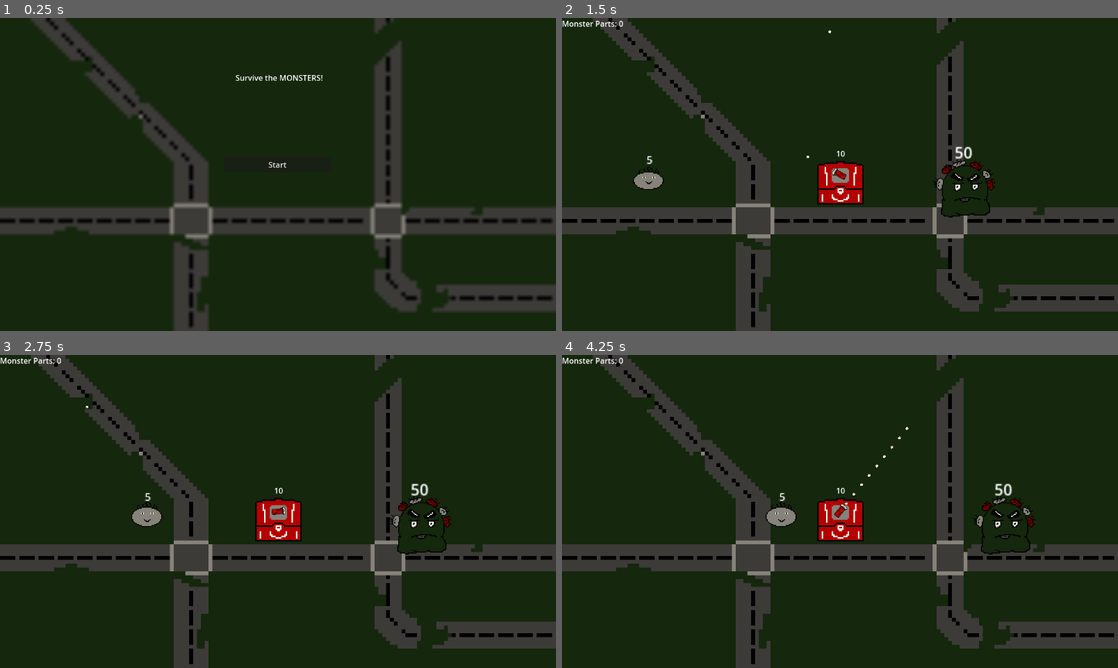
Above: before the commit, frames 1-4 (two rows, left to right).
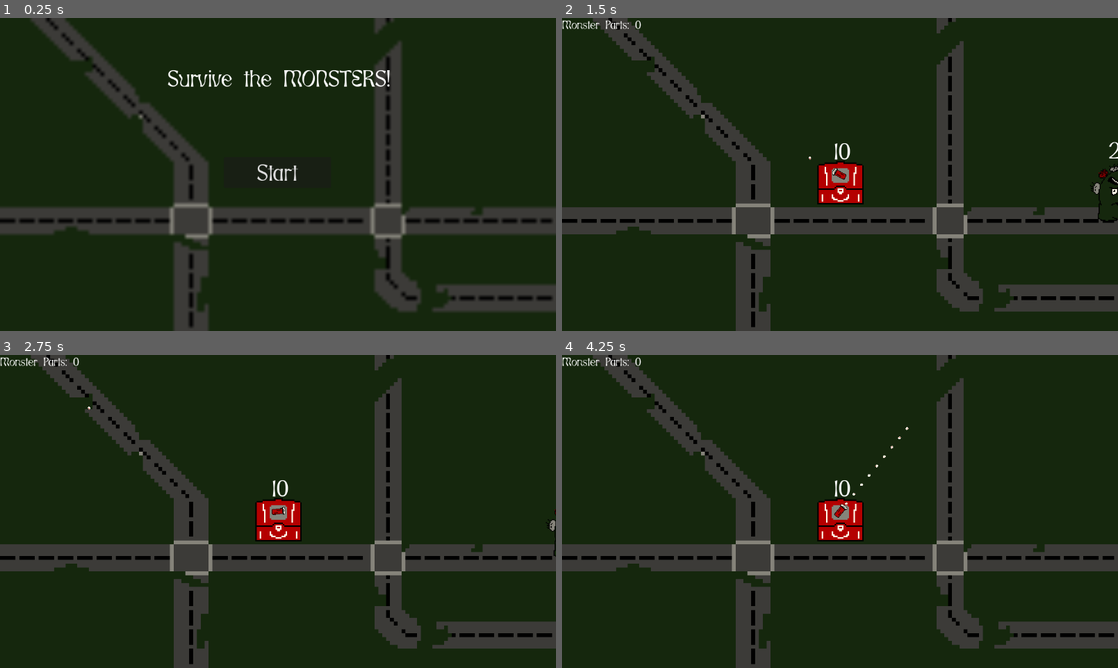
Above: after the commit, the same moments.

Repository: Jadale18/GWJ56-Entry
Game: Godot game, scene res://main_menu.tscn
The game is run twice, just before and just after one commit, with the same random seed, the same clock (stepped at 60 frames per second) and the same inputs.
Inputs (mouse positions are in pixels of both pictures, inside the frame that each line leads up to):
- Up to frame 1 (0.25 s): no input
- Up to frame 2 (1.5 s): click "Start" at 0.5 s; click (584, 33) at 1.25 s, where only the run after the commit has a clickable "Skip"
- Up to frame 3 (2.75 s): move the mouse to (400, 495) at 2.02 s; hold Right (ui_right) from 2.03 s (still down); hold A (Rotate_L) from 2.03 s (still down)
- Up to frame 4 (4.25 s): move the mouse to (728, 527) at 2.77 s; release Right (ui_right) at 2.78 s; release A (Rotate_L) at 2.78 s; hold Left (ui_left) 2.78-3.53 s; tap D (Rotate_R) at 2.85 s; move the mouse to (895, 442) at 3.52 s; press the mouse at (895, 442) at 3.53 s; hold Right (ui_right) from 3.53 s (still down)

The runs differ from the first frame. In frame 1, 1.1% of the frame differs, in the area x 30-71%, y 16-52%; in frame 2, 2.0%, in the area x 0-100%, y 0-65%; in frame 3, 1.4%; in frame 4, 1.4%.

Commit message:
Added font and made game over and intro scenes

Diff:
--- /dev/null
+++ b/animation_player.gd
@@ -0,0 +1,13 @@
+extends AnimationPlayer
+
+func _ready():
+	play("Text1")
+
+
+func _on_button_button_down():
+	$Button.visible = false
+	get_tree().change_scene_to_file('res://main.tscn')
+
+
+func _on_button_2_button_down():
+	get_tree().change_scene_to_file('res://main.tscn')
--- /dev/null
+++ b/animation_player.tscn
@@ -0,0 +1,308 @@
+[gd_scene load_steps=13 format=3 uid="uid://b1l21hx86cm2j"]
+
+[ext_resource type="Texture2D" uid="uid://g2hcaluue7qd" path="res://BG (4).png" id="1_5snle"]
+[ext_resource type="Theme" uid="uid://c54kwsqechm6o" path="res://new_theme.tres" id="1_si8tl"]
+[ext_resource type="Script" path="res://animation_player.gd" id="1_uo5y2"]
+[ext_resource type="PackedScene" uid="uid://cmjngy5pnyo0p" path="res://enemy_1.tscn" id="2_2qkvn"]
+[ext_resource type="Texture2D" uid="uid://b6sk321d8il31" path="res://Enemy1.png" id="4_ho8qu"]
+
+[sub_resource type="Animation" id="Animation_3btsy"]
+resource_name = "Text1"
+length = 40.0
+tracks/0/type = "value"
+tracks/0/imported = false
+tracks/0/enabled = true
+tracks/0/path = NodePath("Intro/Label:position")
+tracks/0/interp = 1
+tracks/0/loop_wrap = true
+tracks/0/keys = {
+"times": PackedFloat32Array(0, 3, 3.6, 7),
+"transitions": PackedFloat32Array(1, 1, 1, 1),
+"update": 0,
+"values": [Vector2(260, -400), Vector2(260, 353), Vector2(260, 353), Vector2(1300, 353)]
+}
+tracks/1/type = "value"
+tracks/1/imported = false
+tracks/1/enabled = true
+tracks/1/path = NodePath("Intro/AnimatedSprite2D:position")
+tracks/1/interp = 1
+tracks/1/loop_wrap = true
+tracks/1/keys = {
+"times": PackedFloat32Array(7.9, 8.3),
+"transitions": PackedFloat32Array(1, 1),
+"update": 0,
+"values": [Vector2(-114, 285), Vector2(1200, 285)]
+}
+tracks/2/type = "value"
+tracks/2/imported = false
+tracks/2/enabled = true
+tracks/2/path = NodePath("Intro/Label2:position")
+tracks/2/interp = 1
+tracks/2/loop_wrap = true
+tracks/2/keys = {
+"times": PackedFloat32Array(8.6, 9.2, 9.9, 10.4),
+"transitions": PackedFloat32Array(1, 1, 1, 1),
+"update": 0,
+"values": [Vector2(408, -103), Vector2(408, 348), Vector2(408, 348), Vector2(1200, 348)]
+}
+tracks/3/type = "value"
+tracks/3/imported = false
+tracks/3/enabled = true
+tracks/3/path = NodePath("Intro/Sprite2D:modulate")
+tracks/3/interp = 1
+tracks/3/loop_wrap = true
+tracks/3/keys = {
+"times": PackedFloat32Array(11.8, 15, 16.2, 18.7),
+"transitions": PackedFloat32Array(1, 1, 1, 1),
+"update": 0,
+"values": [Color(0, 0, 0, 1), Color(0, 0, 0, 0), Color(0, 0, 0, 0), Color(0, 0, 0, 1)]
+}
+tracks/4/type = "value"
+tracks/4/imported = false
+tracks/4/enabled = true
+tracks/4/path = NodePath("Intro/Label3:position")
+tracks/4/interp = 1
+tracks/4/loop_wrap = true
+tracks/4/keys = {
+"times": PackedFloat32Array(19.4, 20.6, 21.5, 22.8),
+"transitions": PackedFloat32Array(1, 1, 1, 1),
+"update": 0,
+"values": [Vector2(88, -96), Vector2(88, 348), Vector2(88, 348), Vector2(1200, 348)]
+}
+tracks/5/type = "value"
+tracks/5/imported = false
+tracks/5/enabled = true
+tracks/5/path = NodePath("Intro/Label4:position")
+tracks/5/interp = 1
+tracks/5/loop_wrap = true
+tracks/5/keys = {
+"times": PackedFloat32Array(24.4, 26.2, 27, 29),
+"transitions": PackedFloat32Array(1, 1, 1, 1),
+"update": 0,
+"values": [Vector2(344, -120), Vector2(344, 348), Vector2(344, 348), Vector2(1200, 348)]
+}
+tracks/6/type = "value"
+tracks/6/imported = false
+tracks/6/enabled = true
+tracks/6/path = NodePath("Intro/Label5:position")
+tracks/6/interp = 1
+tracks/6/loop_wrap = true
+tracks/6/keys = {
+"times": PackedFloat32Array(30.1, 30.7),
+"transitions": PackedFloat32Array(1, 1),
+"update": 0,
+"values": [Vector2(16, -656), Vector2(16, 10)]
+}
+tracks/7/type = "value"
+tracks/7/imported = false
+tracks/7/enabled = true
+tracks/7/path = NodePath("Intro/Button:visible")
+tracks/7/interp = 1
+tracks/7/loop_wrap = true
+tracks/7/keys = {
+"times": PackedFloat32Array(34.8),
+"transitions": PackedFloat32Array(1),
+"update": 1,
+"values": [true]
+}
+tracks/8/type = "value"
+tracks/8/imported = false
+tracks/8/enabled = true
+tracks/8/path = NodePath("Intro/Button2:visible")
+tracks/8/interp = 1
+tracks/8/loop_wrap = true
+tracks/8/keys = {
+"times": PackedFloat32Array(15.2),
+"transitions": PackedFloat32Array(1),
+"update": 1,
+"values": [false]
+}
+
+[sub_resource type="Animation" id="Animation_8fspp"]
+length = 0.001
+tracks/0/type = "value"
+tracks/0/imported = false
+tracks/0/enabled = true
+tracks/0/path = NodePath("Intro/Sprite2D:modulate")
+tracks/0/interp = 1
+tracks/0/loop_wrap = true
+tracks/0/keys = {
+"times": PackedFloat32Array(0),
+"transitions": PackedFloat32Array(1),
+"update": 0,
+"values": [Color(0, 0, 0, 1)]
+}
+tracks/1/type = "value"
+tracks/1/imported = false
+tracks/1/enabled = true
+tracks/1/path = NodePath("Intro/Label3:position")
+tracks/1/interp = 1
+tracks/1/loop_wrap = true
+tracks/1/keys = {
+"times": PackedFloat32Array(0),
+"transitions": PackedFloat32Array(1),
+"update": 0,
+"values": [Vector2(136, 288)]
+}
+tracks/2/type = "value"
+tracks/2/imported = false
+tracks/2/enabled = true
+tracks/2/path = NodePath("Intro/Button:visible")
+tracks/2/interp = 1
+tracks/2/loop_wrap = true
+tracks/2/keys = {
+"times": PackedFloat32Array(0),
+"transitions": PackedFloat32Array(1),
+"update": 1,
+"values": [false]
+}
+
+[sub_resource type="AnimationLibrary" id="AnimationLibrary_kt4f7"]
+_data = {
+"RESET": SubResource("Animation_8fspp"),
+"Text1": SubResource("Animation_3btsy")
+}
+
+[sub_resource type="CanvasTexture" id="CanvasTexture_mstlv"]
+specular_color = Color(0, 0, 0, 1)
+
+[sub_resource type="AtlasTexture" id="AtlasTexture_wbqnm"]
+atlas = ExtResource("4_ho8qu")
+region = Rect2(0, 0, 32, 32)
+
+[sub_resource type="AtlasTexture" id="AtlasTexture_4mnvo"]
+atlas = ExtResource("4_ho8qu")
+region = Rect2(0, 32, 32, 32)
+
+[sub_resource type="SpriteFrames" id="SpriteFrames_5p580"]
+animations = [{
+"frames": [{
+"duration": 1.0,
+"texture": SubResource("AtlasTexture_wbqnm")
+}, {
+"duration": 1.0,
+"texture": SubResource("AtlasTexture_4mnvo")
+}],
+"loop": true,
+"name": &"default",
+"speed": 5.0
+}]
+
+[node name="Intro" type="AnimationPlayer"]
+libraries = {
+"": SubResource("AnimationLibrary_kt4f7")
+}
+script = ExtResource("1_uo5y2")
+
+[node name="Sprite2D2" type="Sprite2D" parent="."]
+position = Vector2(576, 324)
+scale = Vector2(8, 8)
+texture = ExtResource("1_5snle")
+
+[node name="Enemy1" parent="." instance=ExtResource("2_2qkvn")]
+position = Vector2(576, 312)
+velocity_dir = Vector2(2.08165e-12, 0)
+labels_visible = false
+
+[node name="Enemy2" parent="." instance=ExtResource("2_2qkvn")]
+position = Vector2(680, 480)
+velocity_dir = Vector2(2.08165e-12, 0)
+labels_visible = false
+
+[node name="Enemy3" parent="." instance=ExtResource("2_2qkvn")]
+position = Vector2(296, 272)
+velocity_dir = Vector2(2.08165e-12, 0)
+labels_visible = false
+
+[node name="Enemy4" parent="." instance=ExtResource("2_2qkvn")]
+position = Vector2(720, 176)
+velocity_dir = Vector2(2.08165e-12, 0)
+labels_visible = false
+
+[node name="Enemy5" parent="." instance=ExtResource("2_2qkvn")]
+position = Vector2(928, 288)
+velocity_dir = Vector2(2.08165e-12, 0)
+labels_visible = false
+
+[node name="Enemy6" parent="." instance=ExtResource("2_2qkvn")]
+position = Vector2(272, 528)
+velocity_dir = Vector2(2.08165e-12, 0)
+labels_visible = false
+
+[node name="Sprite2D" type="Sprite2D" parent="."]
+modulate = Color(0, 0, 0, 1)
+position = Vector2(573, 341.5)
+scale = Vector2(1190, 709)
+texture = SubResource("CanvasTexture_mstlv")
+
+[node name="Label" type="Label" parent="."]
+offset_left = 1300.0
+offset_top = 353.0
+offset_right = 1929.01
+offset_bottom = 412.0
+theme = ExtResource("1_si8tl")
+text = "You wake up and look outside..."
+
+[node name="AnimatedSprite2D" type="AnimatedSprite2D" parent="."]
+position = Vector2(1200, 285)
+scale = Vector2(2, 2)
+sprite_frames = SubResource("SpriteFrames_5p580")
+
+[node name="Label2" type="Label" parent="."]
+offset_left = 1200.0
+offset_top = 348.0
+offset_right = 1549.0
+offset_bottom = 407.0
+theme = ExtResource("1_si8tl")
+text = "What was that?!?"
+
+[node name="Label3" type="Label" parent="."]
+offset_left = 136.0
+offset_top = 288.0
+offset_right = 1058.0
+offset_bottom = 359.0
+theme = ExtResource("1_si8tl")
+text = "Ah geez I have nothing to defend myself with"
+
+[node name="Label4" type="Label" parent="."]
+offset_left = 1200.0
+offset_top = 348.0
+offset_right = 1601.0
+offset_bottom = 436.0
+theme = ExtResource("1_si8tl")
+text = "Oh wait, whats this?"
+
+[node name="Label5" type="Label" parent="."]
+offset_left = 16.0
+offset_top = 10.0
+offset_right = 1162.0
+offset_bottom = 659.0
+theme = ExtResource("1_si8tl")
+text = "Hey neighbor! If you're reading this then my experiment
+failed and the whole world has turned into monsters
+(except you). They are going to come for you and you
+must be able to defend yourself. Luckily, I designed the
+monsters so that you can make tools and weapons
+from their parts. I've already installed one on top of
+your house, so use that to get started. Use the mouse
+to aim and fire it. Good luck out there and don't get
+consumed!
+Sincerely - the worst neighbor"
+
+[node name="Button" type="Button" parent="."]
+visible = false
+offset_left = 712.0
+offset_top = 552.0
+offset_right = 1116.0
+offset_bottom = 616.0
+theme = ExtResource("1_si8tl")
+text = "Begin Monster Fight"
+
+[node name="Button2" type="Button" parent="."]
+offset_right = 8.0
+offset_bottom = 8.0
+theme = ExtResource("1_si8tl")
+text = "Skip"
+
+[connection signal="button_down" from="Button" to="." method="_on_button_button_down"]
+[connection signal="button_down" from="Button2" to="." method="_on_button_2_button_down"]
--- a/boss.gd
+++ b/boss.gd
@@ -1,6 +1,6 @@
 extends CharacterBody2D
 
-var health = 50
+var health = 200
 var velocity_dir = Vector2.RIGHT
 var speed = 30
 signal died(material, pos)
@@ -15,6 +15,8 @@
 	if health <= 0:
 		emit_signal('died', 3, position)
 		queue_free()
+	if position.x > 1400 or position.x < 300 or position.y > 900 or position.y < -300:
+		queue_free()
 
 func _on_boss_area_area_entered(area):
 	if area.name == 'Bunker':
--- a/boss.tscn
+++ b/boss.tscn
@@ -1,7 +1,8 @@
-[gd_scene load_steps=6 format=3 uid="uid://oj6y6s43nkgd"]
+[gd_scene load_steps=7 format=3 uid="uid://oj6y6s43nkgd"]
 
 [ext_resource type="Texture2D" uid="uid://ddcpfmsm14mku" path="res://Boss.png" id="1_0otf7"]
 [ext_resource type="Script" path="res://boss.gd" id="1_u8mai"]
+[ext_resource type="Theme" uid="uid://c54kwsqechm6o" path="res://new_theme.tres" id="3_he5r8"]
 
 [sub_resource type="AtlasTexture" id="AtlasTexture_do46v"]
 atlas = ExtResource("1_0otf7")
@@ -46,11 +47,13 @@
 polygon = PackedVector2Array(-21, 27, 23, 26, 27, 19, 24, 12, 24, -6, 15, -21, 0, -25, -15, -18, -23, -2, -23, 25)
 
 [node name="Label" type="Label" parent="."]
-offset_left = -20.0
-offset_top = -51.5
-offset_right = 20.0
-offset_bottom = -25.5
-text = "50"
+offset_left = -13.0
+offset_top = -60.0
+offset_right = 38.0
+offset_bottom = -1.0
+scale = Vector2(0.5, 0.5)
+theme = ExtResource("3_he5r8")
+text = "200"
 horizontal_alignment = 1
 
 [connection signal="area_entered" from="BossArea" to="." method="_on_boss_area_area_entered"]
--- a/bunker.gd
+++ b/bunker.gd
@@ -15,7 +15,7 @@
 func update_health():
 	$Label.text = var_to_str(health)
 	if health == 0:
-		get_tree().change_scene_to_file("res://main_menu.tscn")
+		get_tree().change_scene_to_file("res://game_over.tscn")
 
 
 func _on_area_entered(area):
--- a/bunker.tscn
+++ b/bunker.tscn
@@ -1,7 +1,8 @@
-[gd_scene load_steps=4 format=3 uid="uid://k7ql7daqq1kt"]
+[gd_scene load_steps=5 format=3 uid="uid://k7ql7daqq1kt"]
 
 [ext_resource type="Texture2D" uid="uid://2pjllfy2ryxf" path="res://Bunker.png" id="1_2xyx0"]
 [ext_resource type="Script" path="res://bunker.gd" id="1_ioj0i"]
+[ext_resource type="Theme" uid="uid://c54kwsqechm6o" path="res://new_theme.tres" id="3_auhlm"]
 
 [sub_resource type="RectangleShape2D" id="RectangleShape2D_hpjjr"]
 size = Vector2(96, 84)
@@ -20,10 +21,11 @@
 
 [node name="Label" type="Label" parent="."]
 texture_filter = 1
-offset_left = -12.4324
-offset_top = -69.9189
-offset_right = 12.5676
-offset_bottom = -43.9189
+offset_left = -14.0
+offset_top = -91.0
+offset_right = 22.0
+offset_bottom = -32.0
+theme = ExtResource("3_auhlm")
 text = "10"
 horizontal_alignment = 1
 vertical_alignment = 1
--- a/enemy_1.gd
+++ b/enemy_1.gd
@@ -1,7 +1,8 @@
 extends CharacterBody2D
 
 var health = 5
-var velocity_dir = Vector2.RIGHT
+@export var velocity_dir = Vector2.RIGHT
+@export var labels_visible = true
 var speed = 100
 signal died(material, where)
 var type = 1
@@ -15,6 +16,10 @@
 		$AnimatedSprite2D.animation = 'hardenemy'
 		health = 10
 	$AnimatedSprite2D.play()
+	if labels_visible:
+		$Label.visible = true
+	else:
+		$Label.visible = false
 
 func _physics_process(delta):
 	velocity = velocity_dir * speed
@@ -26,6 +31,8 @@
 	$Label.text = var_to_str(health)
 	if health <= 0:
 		emit_signal('died', type, position)
+		queue_free()
+	if position.x > 1400 or position.x < 300 or position.y > 900 or position.y < -300:
 		queue_free()
 
 func check_stuck():
--- a/enemy_1.tscn
+++ b/enemy_1.tscn
@@ -1,8 +1,9 @@
-[gd_scene load_steps=10 format=3 uid="uid://cmjngy5pnyo0p"]
+[gd_scene load_steps=11 format=3 uid="uid://cmjngy5pnyo0p"]
 
 [ext_resource type="Script" path="res://enemy_1.gd" id="1_3cmby"]
 [ext_resource type="Texture2D" uid="uid://b6sk321d8il31" path="res://Enemy1.png" id="1_fhu77"]
 [ext_resource type="Texture2D" uid="uid://d3enq20o1j3xb" path="res://HardEnemy.png" id="3_22kqg"]
+[ext_resource type="Theme" uid="uid://c54kwsqechm6o" path="res://new_theme.tres" id="4_h06ip"]
 
 [sub_resource type="AtlasTexture" id="AtlasTexture_qjvpp"]
 atlas = ExtResource("1_fhu77")
@@ -72,11 +73,12 @@
 
 [node name="Label" type="Label" parent="."]
 texture_filter = 1
-offset_left = -2.0
-offset_top = -24.5
-offset_right = 9.0
-offset_bottom = 1.5
-theme_override_font_sizes/font_size = 11
+offset_left = -5.0
+offset_top = -30.5
+offset_right = 20.0
+offset_bottom = 28.5
+scale = Vector2(0.4, 0.4)
+theme = ExtResource("4_h06ip")
 text = "5"
 
 [connection signal="area_entered" from="EnemyArea" to="." method="_on_area_2d_area_entered"]
--- /dev/null
+++ b/game_over.gd
@@ -0,0 +1,6 @@
+extends Control
+
+
+
+func _on_button_button_down():
+	get_tree().change_scene_to_file('res://main_menu.tscn')
--- /dev/null
+++ b/game_over.tscn
@@ -0,0 +1,61 @@
+[gd_scene load_steps=4 format=3 uid="uid://c6u0h7xwluqxv"]
+
+[ext_resource type="Theme" uid="uid://c54kwsqechm6o" path="res://new_theme.tres" id="1_mqo7v"]
+[ext_resource type="Texture2D" uid="uid://g2hcaluue7qd" path="res://BG (4).png" id="2_a2cpl"]
+[ext_resource type="Script" path="res://game_over.gd" id="2_x5msm"]
+
+[node name="GameOver" type="Control"]
+layout_mode = 3
+anchors_preset = 15
+anchor_right = 1.0
+anchor_bottom = 1.0
+grow_horizontal = 2
+grow_vertical = 2
+theme = ExtResource("1_mqo7v")
+script = ExtResource("2_x5msm")
+
+[node name="Sprite2D" type="Sprite2D" parent="."]
+position = Vector2(576, 323.75)
+scale = Vector2(8, 8.00617)
+texture = ExtResource("2_a2cpl")
+
+[node name="Label" type="Label" parent="."]
+layout_mode = 1
+anchors_preset = -1
+anchor_left = 0.5
+anchor_top = 0.454
+anchor_right = 0.5
+anchor_bottom = 0.454
+offset_left = -112.0
+offset_top = -78.192
+offset_right = 108.0
+offset_bottom = -19.192
+grow_horizontal = 2
+grow_vertical = 2
+text = "Game Over"
+
+[node name="Button" type="Button" parent="."]
+layout_mode = 1
+anchors_preset = 8
+anchor_left = 0.5
+anchor_top = 0.5
+anchor_right = 0.5
+anchor_bottom = 0.5
+offset_left = -116.0
+offset_top = 36.0
+offset_right = 118.0
+offset_bottom = 100.0
+grow_horizontal = 2
+grow_vertical = 2
+text = "Main Menu"
+
+[node name="Label2" type="Label" parent="."]
+layout_mode = 0
+offset_left = 464.0
+offset_top = 296.0
+offset_right = 1006.0
+offset_bottom = 355.0
+scale = Vector2(0.4, 0.4)
+text = "Consumed by the monsters"
+
+[connection signal="button_down" from="Button" to="." method="_on_button_button_down"]
--- a/main.gd
+++ b/main.gd
@@ -106,10 +106,10 @@
 	await get_tree().create_timer(0.2).timeout
 	if newcannon.overlappingCannons == 0:
 		can_place = true
-		get_node(newcannon.get_path()).get_child(1).visible = false
+		get_node(newcannon.get_path()).get_child(2).visible = false
 	else:
 		can_place = false
-		get_node(newcannon.get_path()).get_child(1).visible = true
+		get_node(newcannon.get_path()).get_child(2).visible = true
 	if Input.is_action_just_pressed("shoot") and can_place:
 		placing_cannon = false
 		$Shop/GridContainer.visible = true
--- a/main.tscn
+++ b/main.tscn
@@ -1,10 +1,9 @@
-[gd_scene load_steps=9 format=3 uid="uid://b12bmd8sop5od"]
+[gd_scene load_steps=8 format=3 uid="uid://b12bmd8sop5od"]
 
 [ext_resource type="Script" path="res://main.gd" id="1_c3otq"]
 [ext_resource type="PackedScene" uid="uid://k7ql7daqq1kt" path="res://bunker.tscn" id="1_ngf4n"]
 [ext_resource type="PackedScene" uid="uid://doixoh75hajk2" path="res://cannon.tscn" id="1_x32ra"]
 [ext_resource type="Texture2D" uid="uid://g2hcaluue7qd" path="res://BG (4).png" id="2_jm8ah"]
-[ext_resource type="PackedScene" uid="uid://cmjngy5pnyo0p" path="res://enemy_1.tscn" id="3_gi6mn"]
 [ext_resource type="PackedScene" uid="uid://oj6y6s43nkgd" path="res://boss.tscn" id="5_m76ku"]
 [ext_resource type="PackedScene" uid="uid://b5kysgfllcfww" path="res://shop.tscn" id="6_486qw"]
 
@@ -46,16 +45,12 @@
 offset_right = 1152.0
 offset_bottom = 648.0
 
-[node name="Enemy1" parent="Shop" instance=ExtResource("3_gi6mn")]
-position = Vector2(84, 326)
-
 [node name="Boss" parent="Shop" instance=ExtResource("5_m76ku")]
-position = Vector2(805, 357)
+position = Vector2(1152, 366)
 
 [connection signal="timeout" from="EnemySpawnTimer" to="." method="_on_timer_timeout"]
 [connection signal="timeout" from="WaveTimer" to="." method="_on_wave_timer_timeout"]
 [connection signal="cannonBought" from="Shop" to="." method="_on_shop_cannon_bought"]
 [connection signal="cont" from="Shop" to="." method="_on_shop_cont"]
 [connection signal="wallBought" from="Shop" to="." method="_on_shop_wall_bought"]
-[connection signal="died" from="Shop/Enemy1" to="Shop" method="_on_enemy_1_died"]
 [connection signal="died" from="Shop/Boss" to="Shop" method="_on_enemy_1_died"]
--- a/main_menu.gd
+++ b/main_menu.gd
@@ -12,4 +12,4 @@
 
 
 func _on_button_button_down():
-	get_tree().change_scene_to_file('res://main.tscn')
+	get_tree().change_scene_to_file('res://animation_player.tscn')
--- a/main_menu.tscn
+++ b/main_menu.tscn
@@ -1,7 +1,8 @@
-[gd_scene load_steps=3 format=3 uid="uid://7avlms37w8lg"]
+[gd_scene load_steps=4 format=3 uid="uid://7avlms37w8lg"]
 
 [ext_resource type="Script" path="res://main_menu.gd" id="1_njh1f"]
 [ext_resource type="Texture2D" uid="uid://g2hcaluue7qd" path="res://BG (4).png" id="2_jdw0a"]
+[ext_resource type="Theme" uid="uid://c54kwsqechm6o" path="res://new_theme.tres" id="3_b42b2"]
 
 [node name="MainMenu" type="Control"]
 layout_mode = 3
@@ -31,6 +32,7 @@
 offset_bottom = -186.0
 grow_horizontal = 2
 grow_vertical = 2
+theme = ExtResource("3_b42b2")
 text = "Survive the MONSTERS!"
 
 [node name="VBoxContainer" type="VBoxContainer" parent="."]
@@ -49,6 +51,7 @@
 
 [node name="Button" type="Button" parent="VBoxContainer"]
 layout_mode = 2
+theme = ExtResource("3_b42b2")
 text = "Start"
 
 [connection signal="button_down" from="VBoxContainer/Button" to="." method="_on_button_button_down"]
--- /dev/null
+++ b/new_theme.tres
@@ -0,0 +1,14 @@
+[gd_resource type="Theme" load_steps=4 format=3 uid="uid://c54kwsqechm6o"]
+
+[ext_resource type="FontFile" uid="uid://dr0g8dqxemler" path="res://Gymphow.ttf" id="1_7x4e2"]
+
+[sub_resource type="CanvasTexture" id="CanvasTexture_2jm72"]
+
+[sub_resource type="StyleBoxTexture" id="StyleBoxTexture_4r7sm"]
+texture = SubResource("CanvasTexture_2jm72")
+modulate_color = Color(1, 0.407843, 1, 1)
+
+[resource]
+default_font = ExtResource("1_7x4e2")
+default_font_size = 50
+/styles/New = SubResource("StyleBoxTexture_4r7sm")
--- a/shop.tscn
+++ b/shop.tscn
@@ -1,6 +1,7 @@
-[gd_scene load_steps=2 format=3 uid="uid://b5kysgfllcfww"]
+[gd_scene load_steps=3 format=3 uid="uid://b5kysgfllcfww"]
 
 [ext_resource type="Script" path="res://Shop.gd" id="1_3osod"]
+[ext_resource type="Theme" uid="uid://c54kwsqechm6o" path="res://new_theme.tres" id="2_gepj0"]
 
 [node name="Shop" type="Control"]
 layout_mode = 3
@@ -13,8 +14,10 @@
 
 [node name="Label" type="Label" parent="."]
 layout_mode = 0
-offset_right = 40.0
-offset_bottom = 23.0
+offset_right = 329.0
+offset_bottom = 59.0
+scale = Vector2(0.5, 0.5)
+theme = ExtResource("2_gepj0")
 text = "Monster Parts: 0"
 
 [node name="WallParts" type="Label" parent="."]
@@ -23,6 +26,8 @@
 offset_top = 32.0
 offset_right = 169.0
 offset_bottom = 58.0
+scale = Vector2(0.5, 0.5)
+theme = ExtResource("2_gepj0")
 text = "Sturdy Monster Parts:"
 
 [node name="GridContainer" type="GridContainer" parent="."]
@@ -37,15 +42,18 @@
 
 [node name="NewCannon" type="Button" parent="GridContainer"]
 layout_mode = 2
+theme = ExtResource("2_gepj0")
 text = "Cannon: 10 Parts"
 
 [node name="NewWall" type="Button" parent="GridContainer"]
 visible = false
 layout_mode = 2
+theme = ExtResource("2_gepj0")
 text = "Wall: 15 Sturdy Parts"
 
 [node name="Continue" type="Button" parent="GridContainer"]
 layout_mode = 2
+theme = ExtResource("2_gepj0")
 text = "Continue"
 
 [connection signal="button_down" from="GridContainer/NewCannon" to="." method="_on_new_cannon_button_down"]
Binary file added: Gymphow.ttf
Not shown, added: Gymphow.ttf.import
